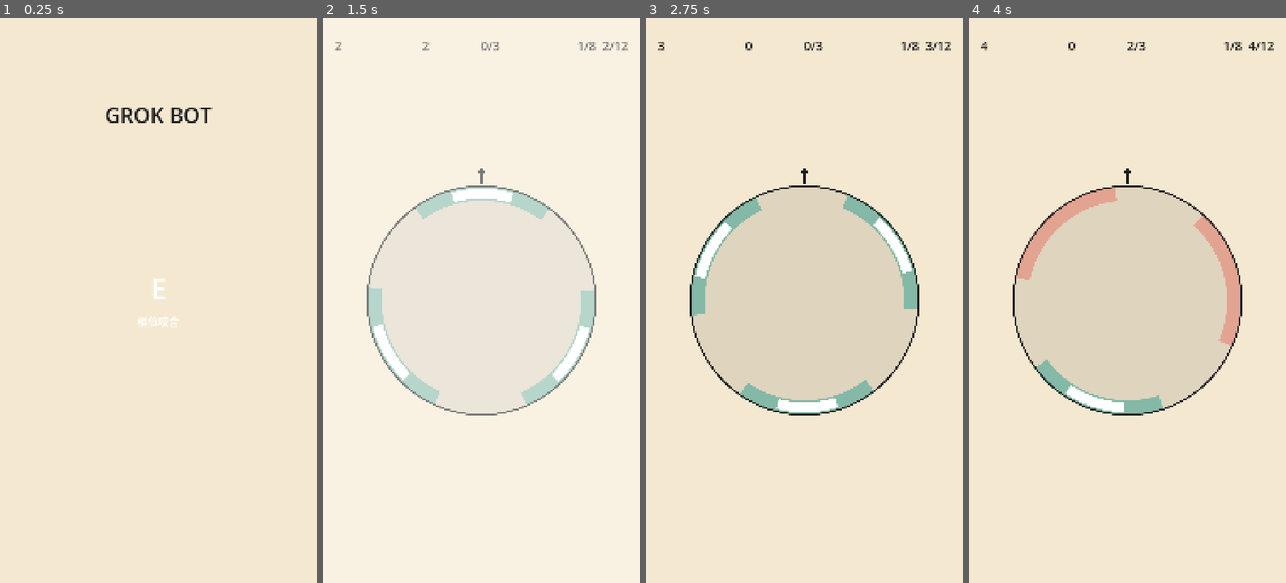
Above: before the commit, frames 1-4 (left to right).
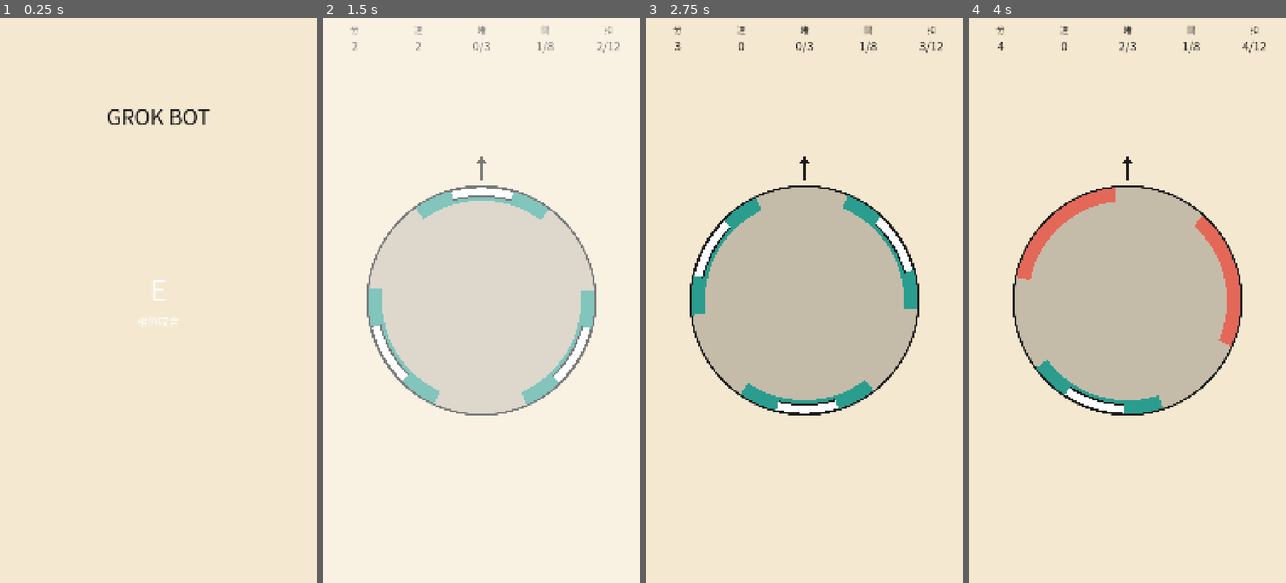
Above: after the commit, the same moments.

Repository: fallenblueray/Grok-Bot-Game
Game: Godot game, scene res://Boot.tscn
Two runs of this game, one before a commit and one after it. Both use one fixed random seed, a clock stepped at 60 frames per second and the inputs below.
Inputs (mouse positions are in pixels of both pictures, inside the frame that each line leads up to):
- Up to frame 1 (0.25 s): no input
- Up to frame 2 (1.5 s): click "E" at 0.5 s; tap Enter at 1.25 s; move the mouse to (551, 272) at 1.27 s; hold D from 1.28 s (still down); tap 1 at 1.35 s; click (551, 272) at 1.42 s
- Up to frame 3 (2.75 s): tap Space at 1.52, 2.27 s; move the mouse to (741, 328) at 2.02 s; release D at 2.03 s; tap E at 2.1 s; click (741, 328) at 2.17 s
- Up to frame 4 (4 s): move the mouse to (1159, 176) at 2.77 s; hold D from 2.78 s (still down); tap 2 at 2.85 s; click (1159, 176) at 2.92 s; move the mouse to (1111, 413) at 3.52 s; tap Enter at 3.6 s; click (1111, 413) at 3.67 s; tap Space at 3.77 s

The runs differ from the first frame. In frame 1, 0.6% of the frame differs, in the area x 33-68%, y 15-55%; in frame 2, 3.1%; in frame 3, 23%; in frame 4, 23%, in the area x 3-97%, y 1-71%.

Commit message:
Playtest pass: readable windows, labeled HUD, CJK system font, tap hint

Diff:
--- a/Boot.gd
+++ b/Boot.gd
@@ -6,6 +6,21 @@
 const CORAL := Color("E85D4C")
 const TEAL := Color("2A9D8F")
 const MUSTARD := Color("E9C46A")
+
+var _font: Font
+
+
+func _cjk_font() -> Font:
+	if _font != null:
+		return _font
+	var f := SystemFont.new()
+	f.font_names = PackedStringArray([
+		"Noto Sans CJK TC", "Noto Sans CJK", "Noto Sans TC",
+		"PingFang TC", "Microsoft JhengHei", "Source Han Sans TC", "sans-serif",
+	])
+	_font = f
+	return _font
+
 
 func _ready() -> void:
 	mouse_filter = Control.MOUSE_FILTER_STOP
@@ -23,6 +38,7 @@
 	title.set_anchors_preset(Control.PRESET_TOP_WIDE)
 	title.offset_top = 280.0
 	title.offset_bottom = 400.0
+	title.add_theme_font_override("font", _cjk_font())
 	title.add_theme_font_size_override("font_size", 72)
 	title.add_theme_color_override("font_color", INK)
 	add_child(title)
@@ -63,6 +79,7 @@
 	letter_l.vertical_alignment = VERTICAL_ALIGNMENT_CENTER
 	letter_l.position = Vector2(0, 24)
 	letter_l.size = Vector2(rect.size.x, 150)
+	letter_l.add_theme_font_override("font", _cjk_font())
 	letter_l.add_theme_font_size_override("font_size", 96)
 	letter_l.add_theme_color_override("font_color", Color.WHITE)
 	letter_l.mouse_filter = Control.MOUSE_FILTER_IGNORE
@@ -74,6 +91,7 @@
 	cap_l.vertical_alignment = VERTICAL_ALIGNMENT_CENTER
 	cap_l.position = Vector2(0, 170)
 	cap_l.size = Vector2(rect.size.x, 80)
+	cap_l.add_theme_font_override("font", _cjk_font())
 	cap_l.add_theme_font_size_override("font_size", 36)
 	cap_l.add_theme_color_override("font_color", Color.WHITE)
 	cap_l.mouse_filter = Control.MOUSE_FILTER_IGNORE
--- a/ModeE.gd
+++ b/ModeE.gd
@@ -25,7 +25,7 @@
 @export var bounce_deg: float = 14.0
 @export var run_seconds: float = 90.0
 
-# period, inner°, outer°, docks to clear. 关7/8 sized so perfect window ≥ 90ms.
+# period, inner°, outer°, docks to clear. 共7/8 sized so perfect window ≥ 90ms.
 const LEVELS: Array[Dictionary] = [
 	{"period": 2.2, "inner": 16.0, "outer": 36.0, "goal": 12},
 	{"period": 2.0, "inner": 14.0, "outer": 32.0, "goal": 16},
@@ -51,17 +51,32 @@
 var _ended: bool = false
 var _restarting: bool = false
 var _blocked: Array[bool] = [false, false, false]
+var _font: Font
 
 var _score_label: Label
 var _combo_label: Label
-var _time_label: Label
 var _block_label: Label
+var _level_label: Label
+var _docks_label: Label
 var _overlay: ColorRect
 var _overlay_label: Label
+var _overlay_hint: Label
 var _flash: ColorRect
 var _rotor: Rotor
 var _tick: SnapTick
 var _radius: float = 388.8
+
+
+func _cjk_font() -> Font:
+	if _font != null:
+		return _font
+	var f := SystemFont.new()
+	f.font_names = PackedStringArray([
+		"Noto Sans CJK TC", "Noto Sans CJK", "Noto Sans TC",
+		"PingFang TC", "Microsoft JhengHei", "Source Han Sans TC", "sans-serif",
+	])
+	_font = f
+	return _font
 
 
 class Rotor extends Node2D:
@@ -72,6 +87,22 @@
 	var blocked: Array[bool] = [false, false, false]
 	var window_count: int = 3
 
+	func _band(r_in: float, r_out: float, a0: float, a1: float, color: Color, steps: int = 20) -> void:
+		for s in steps:
+			var t0 := float(s) / float(steps)
+			var t1 := float(s + 1) / float(steps)
+			var A := lerpf(a0, a1, t0)
+			var B := lerpf(a0, a1, t1)
+			draw_colored_polygon(
+				PackedVector2Array([
+					Vector2(cos(A), sin(A)) * r_out,
+					Vector2(cos(B), sin(B)) * r_out,
+					Vector2(cos(B), sin(B)) * r_in,
+					Vector2(cos(A), sin(A)) * r_in,
+				]),
+				color
+			)
+
 	func _draw() -> void:
 		var ink := Color("1C1C1C")
 		var coral := Color("E85D4C")
@@ -79,22 +110,24 @@
 		var white := Color("FFFFFF")
 		var r := radius
 		var thick := r * thick_frac
-		var arc_r := r - thick * 0.55
-		draw_circle(Vector2.ZERO, r, Color(ink.r, ink.g, ink.b, 0.10))
-		draw_arc(Vector2.ZERO, r, 0.0, TAU, 96, ink, 5.0, true)
+		var r_out := r - 3.0
+		var r_in := r_out - thick
+		draw_circle(Vector2.ZERO, r, Color(ink.r, ink.g, ink.b, 0.22))
+		draw_arc(Vector2.ZERO, r, 0.0, TAU, 96, ink, 6.0, true)
 		for i in window_count:
 			var mid := deg_to_rad(float(i) * (360.0 / float(window_count)) - 90.0)
 			var ho := deg_to_rad(outer_deg)
 			var hi := deg_to_rad(inner_deg)
 			if blocked[i]:
-				var c := coral
-				c.a = 0.40
-				draw_arc(Vector2.ZERO, arc_r, mid - ho, mid + ho, 36, c, thick, true)
+				coral.a = 0.88
+				_band(r_in, r_out, mid - ho, mid + ho, coral)
 			else:
-				var tcol := teal
-				tcol.a = 0.50
-				draw_arc(Vector2.ZERO, arc_r, mid - ho, mid + ho, 36, tcol, thick, true)
-				draw_arc(Vector2.ZERO, arc_r, mid - hi, mid + hi, 28, white, thick * 0.72, true)
+				teal.a = 1.0
+				_band(r_in, r_out, mid - ho, mid + ho, teal)
+				var ink_edge := Color(ink, 1.0)
+				var r_white_in := r_out - thick * 0.62
+				_band(r_white_in - 6.0, r_out, mid - hi, mid + hi, ink_edge)
+				_band(r_white_in, r_out - 3.0, mid - hi, mid + hi, white)
 
 
 class SnapTick extends Node2D:
@@ -102,14 +135,14 @@
 
 	func _draw() -> void:
 		var ink := Color("1C1C1C")
-		var y0 := -radius - 8.0
-		var y1 := -radius - 44.0
+		var y0 := -radius - 22.0
+		var y1 := -radius - 78.0
 		draw_line(Vector2(0, y0), Vector2(0, y1), ink, 8.0, true)
 		draw_colored_polygon(
 			PackedVector2Array([
-				Vector2(-14, y1),
-				Vector2(14, y1),
-				Vector2(0, y1 - 22),
+				Vector2(-16, y1),
+				Vector2(16, y1),
+				Vector2(0, y1 - 24),
 			]),
 			ink
 		)
@@ -199,17 +232,20 @@
 	hud.layer = 10
 	add_child(hud)
 
+	var hud_h := view_height * 0.10
 	var hud_bg := ColorRect.new()
 	hud_bg.color = Color(BG, 0.92)
 	hud_bg.position = Vector2.ZERO
-	hud_bg.size = Vector2(view_width, view_height * 0.10)
+	hud_bg.size = Vector2(view_width, hud_h)
 	hud_bg.mouse_filter = Control.MOUSE_FILTER_IGNORE
 	hud.add_child(hud_bg)
 
-	_score_label = _make_hud_label(hud, Vector2(40, 40), Vector2(200, 110), HORIZONTAL_ALIGNMENT_LEFT)
-	_combo_label = _make_hud_label(hud, Vector2(250, 40), Vector2(200, 110), HORIZONTAL_ALIGNMENT_CENTER)
-	_block_label = _make_hud_label(hud, Vector2(460, 40), Vector2(220, 110), HORIZONTAL_ALIGNMENT_CENTER)
-	_time_label = _make_hud_label(hud, Vector2(700, 40), Vector2(340, 110), HORIZONTAL_ALIGNMENT_RIGHT)
+	var col_w := view_width / 5.0
+	_score_label = _make_hud_cell(hud, 0.0, col_w, "分")
+	_combo_label = _make_hud_cell(hud, col_w, col_w, "連")
+	_block_label = _make_hud_cell(hud, col_w * 2.0, col_w, "堵")
+	_level_label = _make_hud_cell(hud, col_w * 3.0, col_w, "關")
+	_docks_label = _make_hud_cell(hud, col_w * 4.0, col_w, "扣")
 
 	var flash_layer := CanvasLayer.new()
 	flash_layer.layer = 20
@@ -235,19 +271,46 @@
 	_overlay_label.horizontal_alignment = HORIZONTAL_ALIGNMENT_CENTER
 	_overlay_label.vertical_alignment = VERTICAL_ALIGNMENT_CENTER
 	_overlay_label.set_anchors_and_offsets_preset(Control.PRESET_FULL_RECT)
+	_overlay_label.offset_bottom = -80.0
+	_overlay_label.add_theme_font_override("font", _cjk_font())
 	_overlay_label.add_theme_font_size_override("font_size", 64)
 	_overlay_label.add_theme_color_override("font_color", FLASH_WHITE)
 	_overlay_label.mouse_filter = Control.MOUSE_FILTER_IGNORE
 	_overlay.add_child(_overlay_label)
 
-
-func _make_hud_label(host: Node, pos: Vector2, size: Vector2, align: HorizontalAlignment) -> Label:
+	_overlay_hint = Label.new()
+	_overlay_hint.horizontal_alignment = HORIZONTAL_ALIGNMENT_CENTER
+	_overlay_hint.vertical_alignment = VERTICAL_ALIGNMENT_CENTER
+	_overlay_hint.set_anchors_and_offsets_preset(Control.PRESET_FULL_RECT)
+	_overlay_hint.offset_top = 80.0
+	_overlay_hint.add_theme_font_override("font", _cjk_font())
+	_overlay_hint.add_theme_font_size_override("font_size", 36)
+	_overlay_hint.add_theme_color_override("font_color", FLASH_WHITE)
+	_overlay_hint.mouse_filter = Control.MOUSE_FILTER_IGNORE
+	_overlay_hint.text = "點一下"
+	_overlay.add_child(_overlay_hint)
+
+
+func _make_hud_cell(host: Node, x: float, w: float, caption: String) -> Label:
+	var cap := Label.new()
+	cap.text = caption
+	cap.position = Vector2(x, 18)
+	cap.size = Vector2(w, 44)
+	cap.horizontal_alignment = HORIZONTAL_ALIGNMENT_CENTER
+	cap.vertical_alignment = VERTICAL_ALIGNMENT_CENTER
+	cap.add_theme_font_override("font", _cjk_font())
+	cap.add_theme_font_size_override("font_size", 28)
+	cap.add_theme_color_override("font_color", INK)
+	cap.mouse_filter = Control.MOUSE_FILTER_IGNORE
+	host.add_child(cap)
+
 	var l := Label.new()
-	l.position = pos
-	l.size = size
-	l.horizontal_alignment = align
+	l.position = Vector2(x, 58)
+	l.size = Vector2(w, 72)
+	l.horizontal_alignment = HORIZONTAL_ALIGNMENT_CENTER
 	l.vertical_alignment = VERTICAL_ALIGNMENT_CENTER
-	l.add_theme_font_size_override("font_size", 42)
+	l.add_theme_font_override("font", _cjk_font())
+	l.add_theme_font_size_override("font_size", 40)
 	l.add_theme_color_override("font_color", INK)
 	l.mouse_filter = Control.MOUSE_FILTER_IGNORE
 	host.add_child(l)
@@ -267,9 +330,11 @@
 	_combo_label.text = str(_combo)
 	_block_label.text = "%d/3" % _blocked_count()
 	if _endless:
-		_time_label.text = str(ceili(_time_left))
+		_level_label.text = "無盡"
+		_docks_label.text = str(ceili(_time_left))
 	else:
-		_time_label.text = "%d/8  %d/%d" % [_level + 1, _level_docks, _goal]
+		_level_label.text = "%d/8" % (_level + 1)
+		_docks_label.text = "%d/%d" % [_level_docks, _goal]
 
 
 func _angle_diff_deg(a: float, b: float) -> float:
